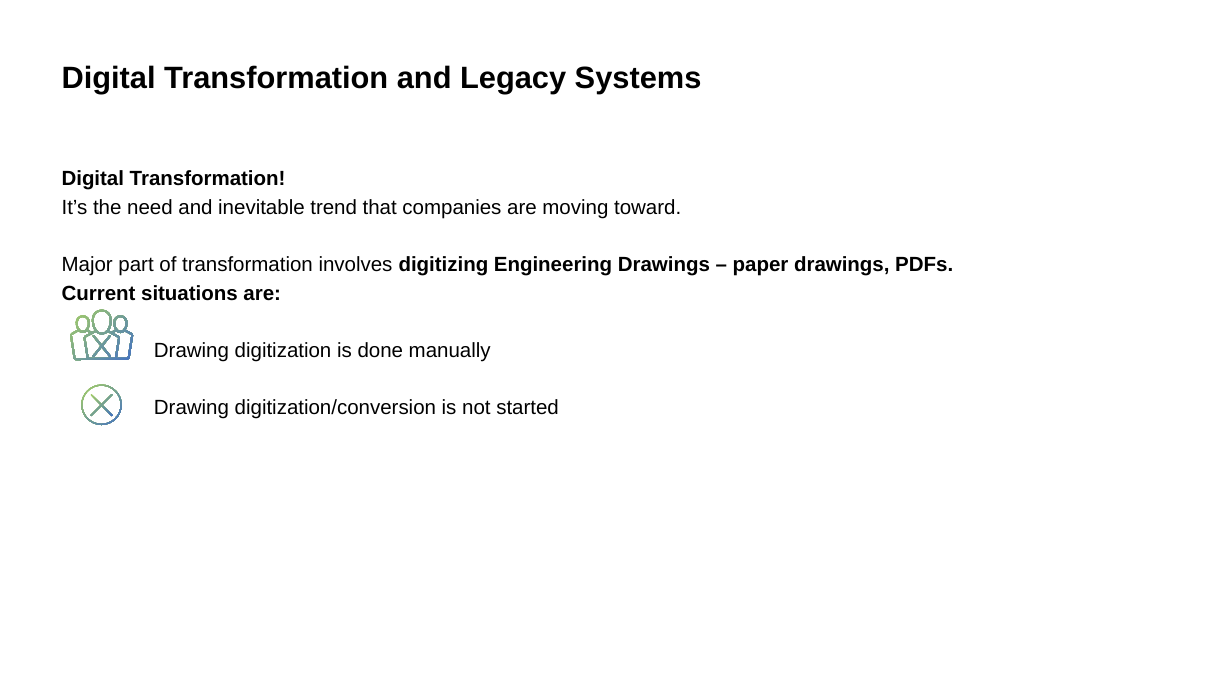
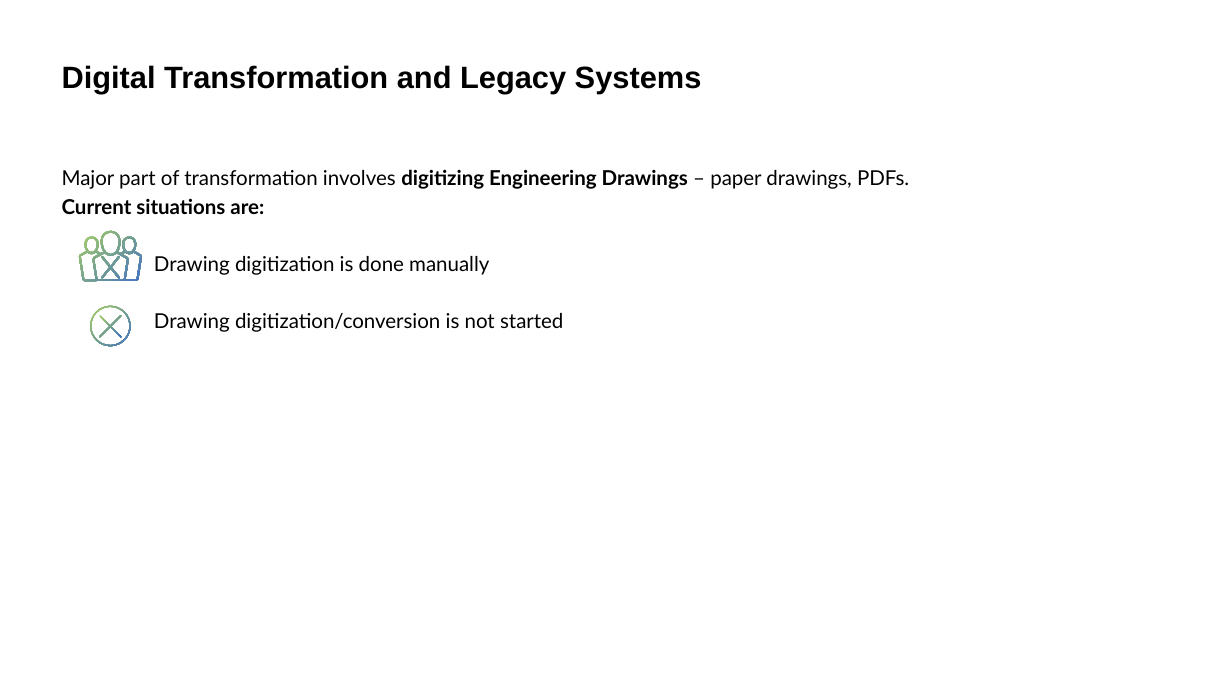
Before and after one commit to Tech4-Good/Step01_Learning, a slide deck: slide 3 of 04_ComputerVision/01_POC_Hexagon_AI_PID/AI for PDF extraction.pptx. Drawn at 1232x693 pixels with LibreOffice and Linux fonts; fonts in the diff are those of the drawing; background and template pictures are left out. Boxes give left, top, right and bottom in pixels: in the first picture for what was removed or moved away, otherwise in the second. Text is boxed around its words. In the diff, an @@ line names an element or a change of style, - is before the commit and + after.

```diff
--- a/04_ComputerVision/01_POC_Hexagon_AI_PID/AI for PDF extraction.pptx
+++ b/04_ComputerVision/01_POC_Hexagon_AI_PID/AI for PDF extraction.pptx
@@ text at [62, 170, 681, 219]: paragraphs removed @@
-Digital Transformation!
-It’s the need and inevitable trend that companies are moving toward.
@@ text "Major part of transformation involves ..." at [62, 169, 909, 332]: font Arial to Lato; bold off in "– paper drawings, PDFs." @@
@@ 4 freeform shapes: place and size @@
-4 freeform shapes at [70, 310, 133, 425]
+4 freeform shapes at [79, 231, 141, 347]
```
Also in this commit, not shown: 13 other slides changed, 9 slides added, 3 slides removed, 5 other files.
